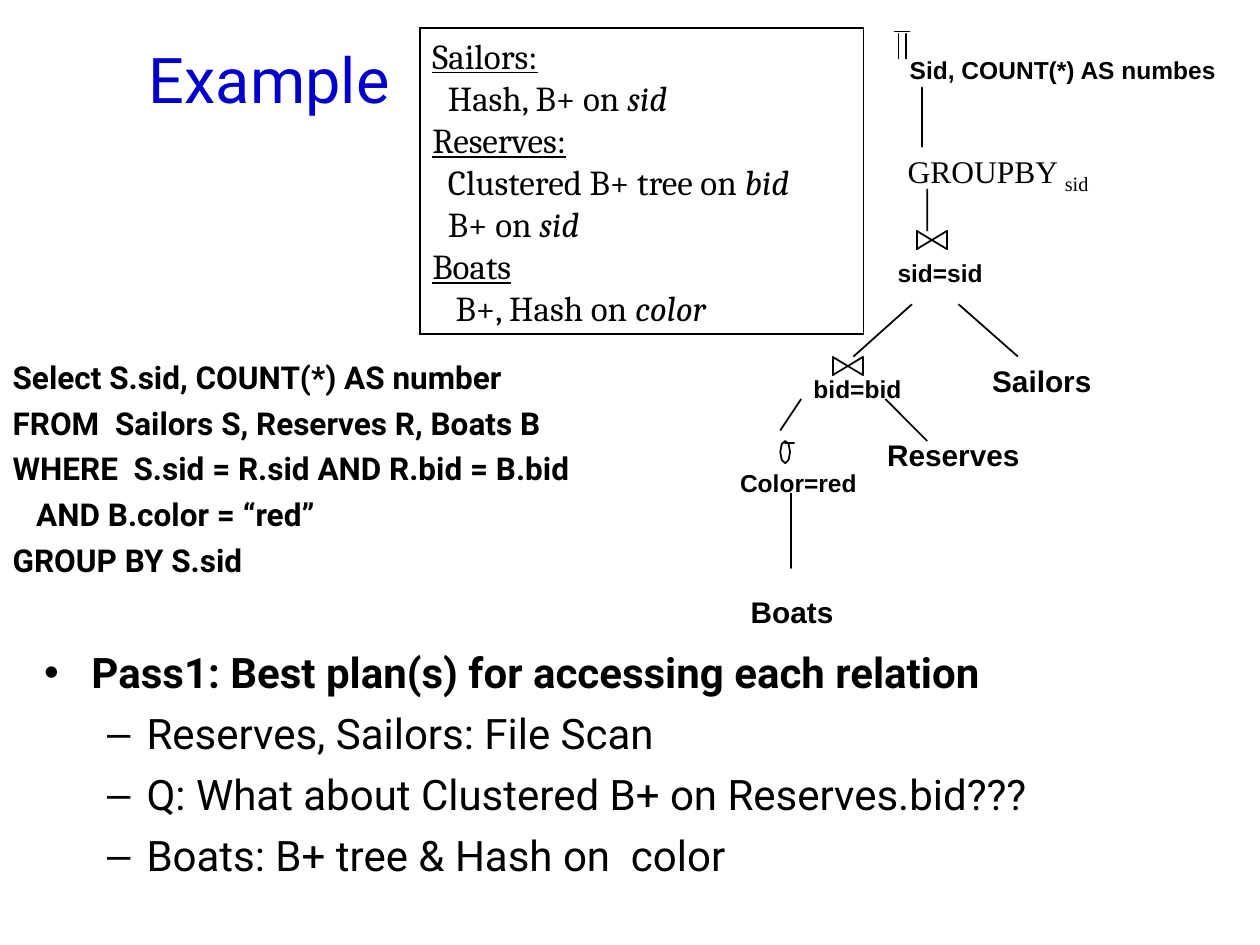
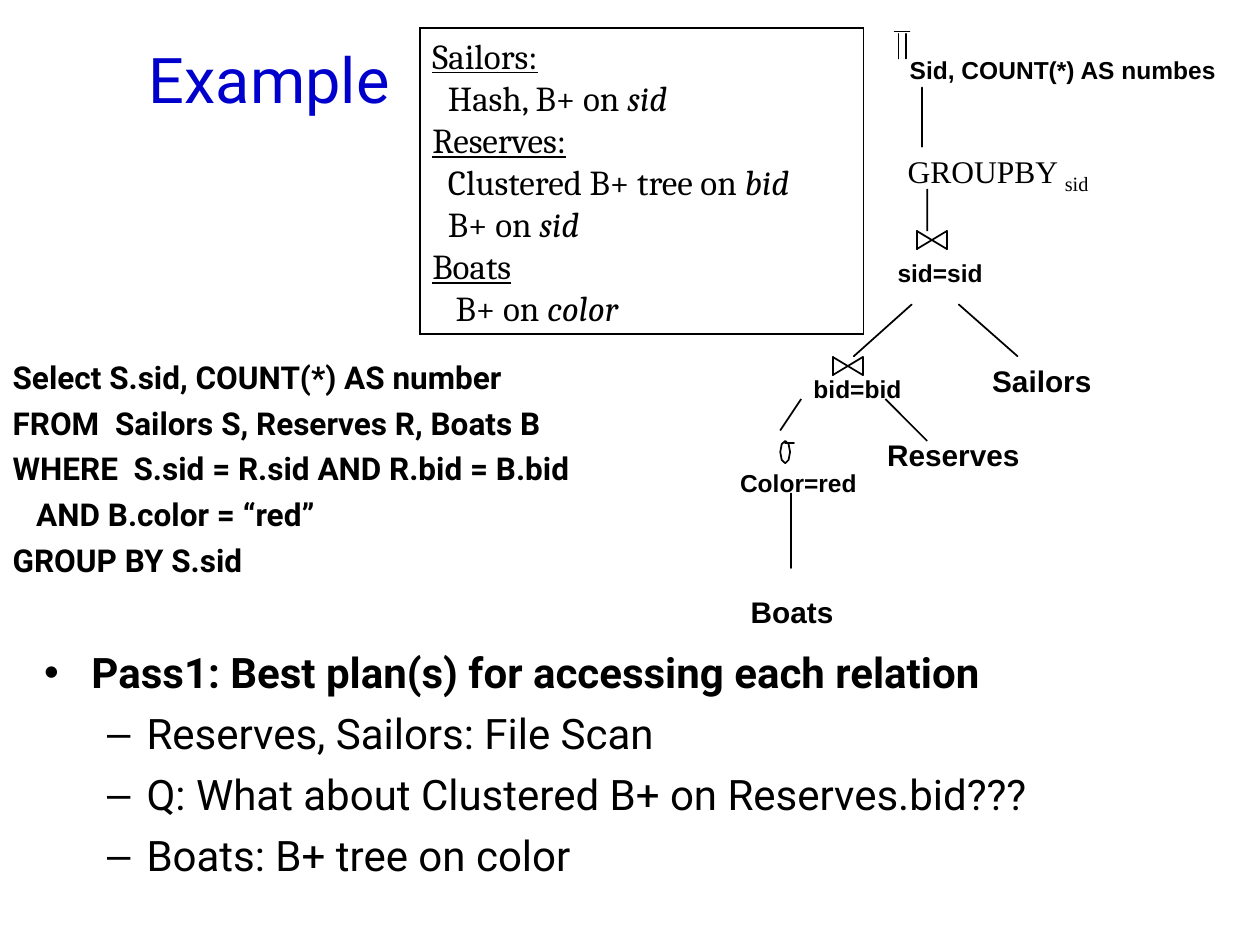
Before and after one commit to jhellerstein/cs186-09, a slide deck: slide 42 of lecs/16.QueryOpt.ppt. Drawn at 1260x945 pixels with LibreOffice and Linux fonts; fonts in the diff are those of the drawing; background and template pictures are left out. Boxes give left, top, right and bottom in pixels: in the first picture for what was removed or moved away, otherwise in the second. Text is boxed around its words. In the diff, an @@ line names an element or a change of style, - is before the commit and + after.

```diff
--- a/lecs/16.QueryOpt.ppt
+++ b/lecs/16.QueryOpt.ppt
@@ text in rectangle at (456, 296, 618, 322): text changed; italic on @@
-B+, Hash on color
+B+ on color
@@ text at (147, 839, 570, 872): text changed @@
-  – Boats: B+ tree & Hash on color
+  – Boats: B+ tree on color
```
Also in this commit, not shown: 13 other slides changed, 15 slides added, 1 other file.
